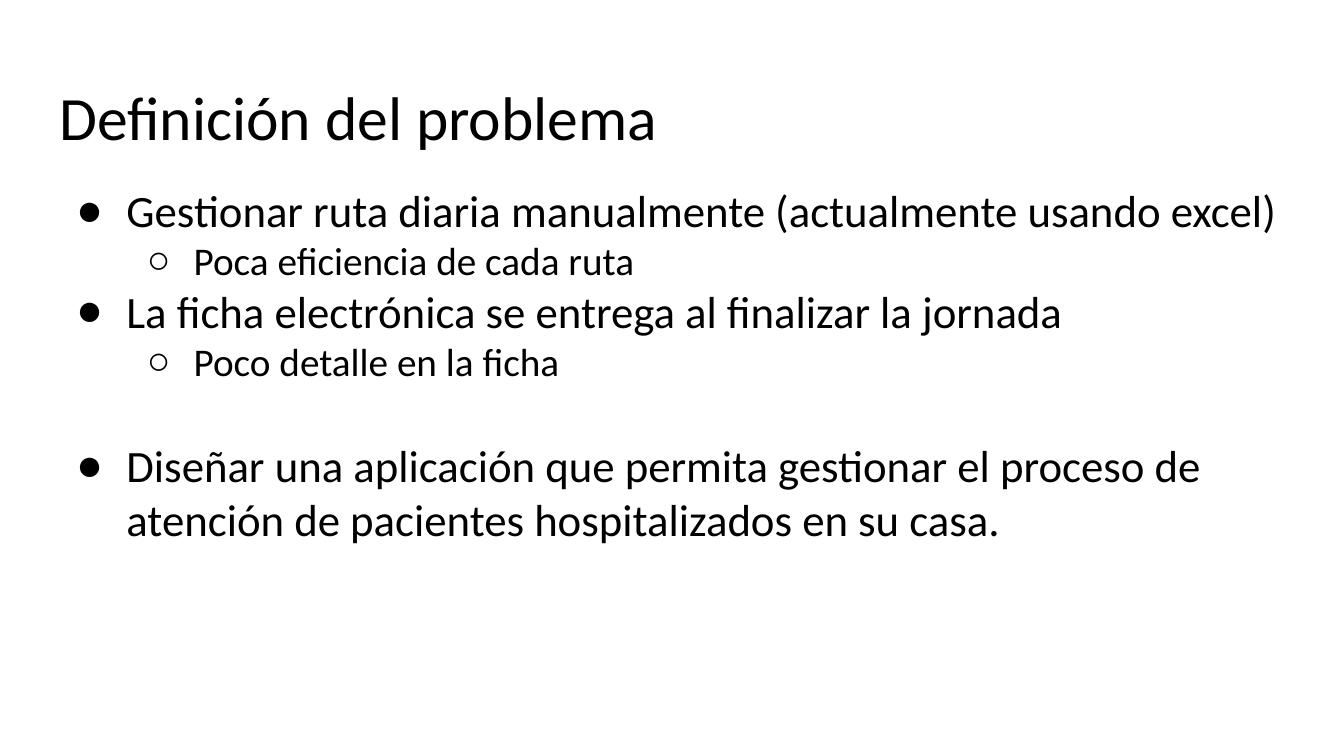
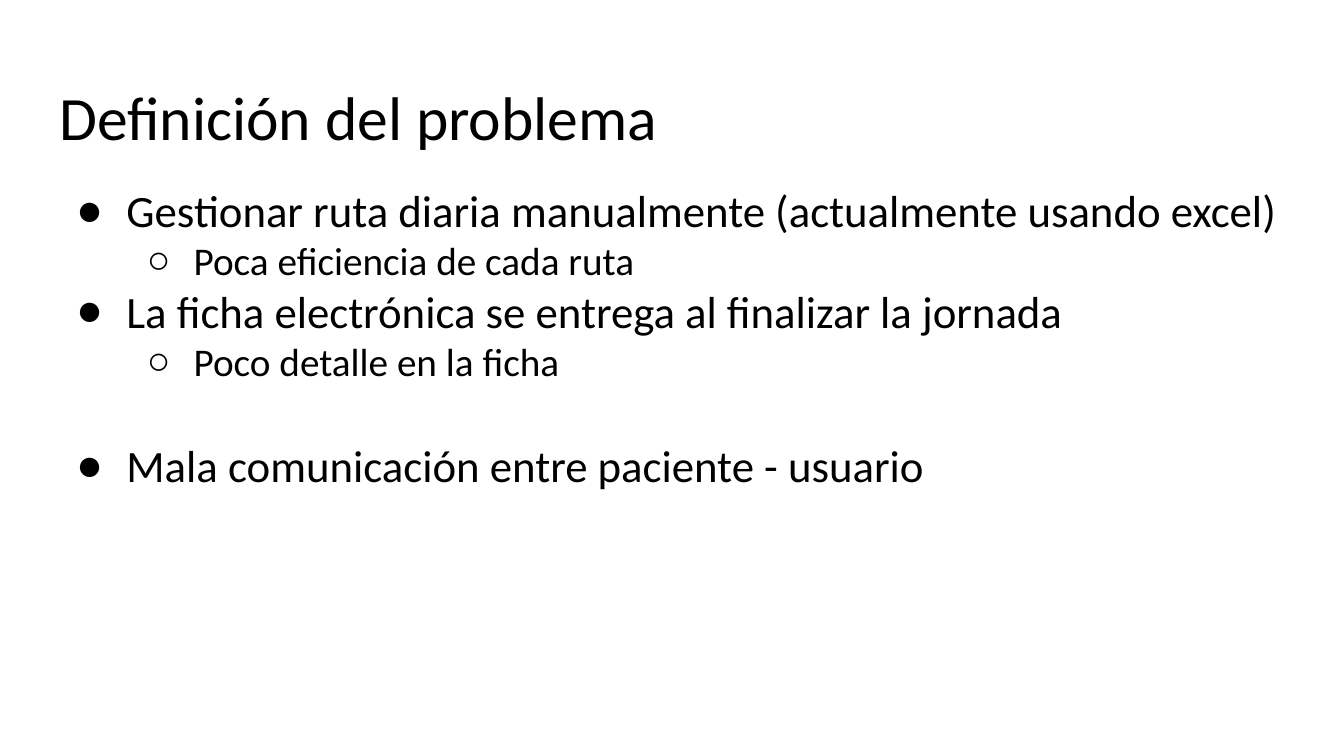
Before and after one commit to Dev-Nico/HDG8, a slide deck: slide 2 of Presentación Ingeniería de software.pptx. Drawn at 1344x756 pixels with LibreOffice and Linux fonts; fonts in the diff are those of the drawing; background and template pictures are left out. Boxes give left, top, right and bottom in pixels: in the first picture for what was removed or moved away, otherwise in the second. Text is boxed around its words. In the diff, an @@ line names an element or a change of style, - is before the commit and + after.

```diff
--- a/Presentación Ingeniería de software.pptx
+++ b/Presentación Ingeniería de software.pptx
@@ text at <box>126,451,923,490</box>: text changed @@
-● Diseñar una aplicación que permita gestionar el proceso de atención de pacientes hospitalizados en su casa.
+● Mala comunicación entre paciente - usuario
```
Also in this commit, not shown: 3 other slides changed.
